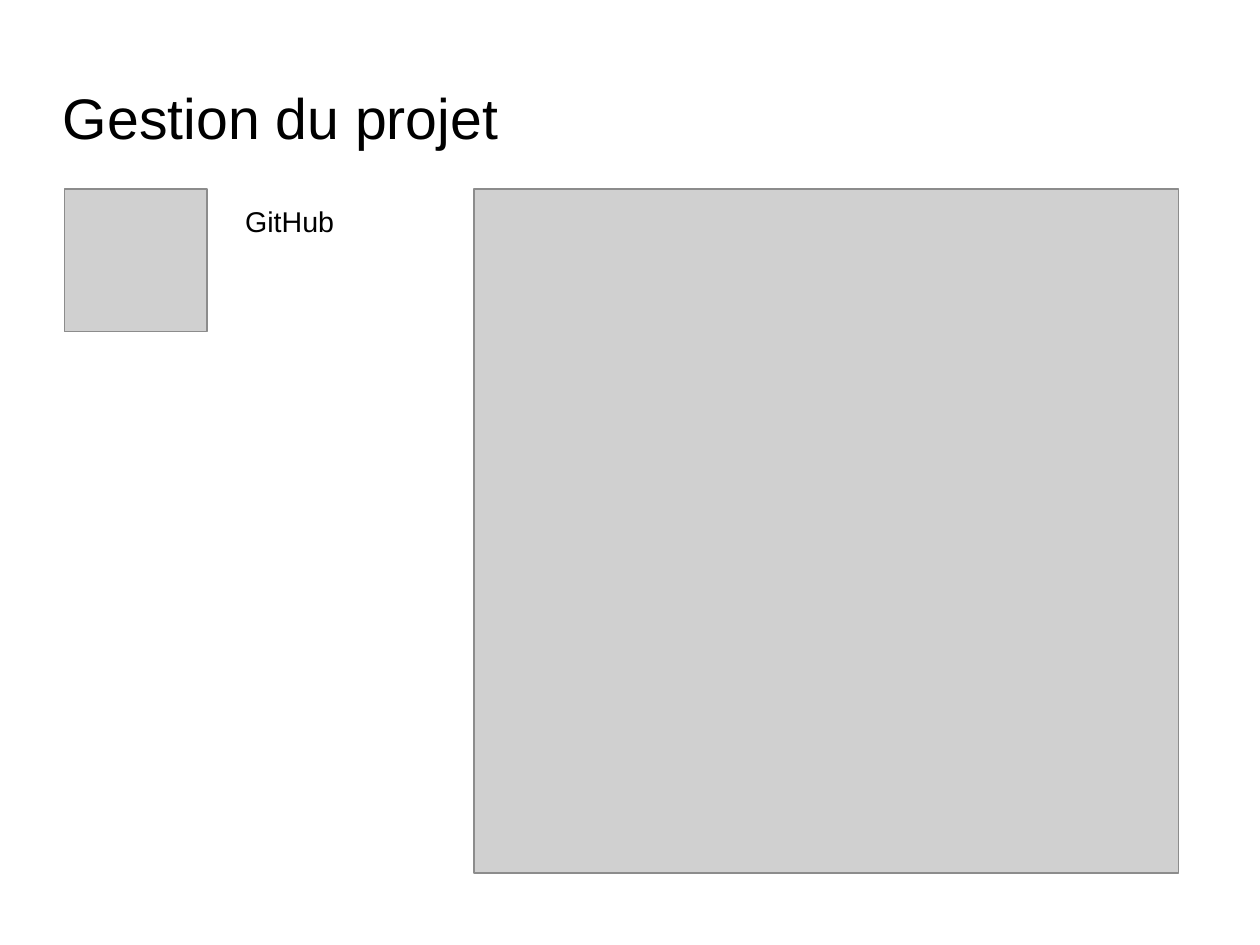
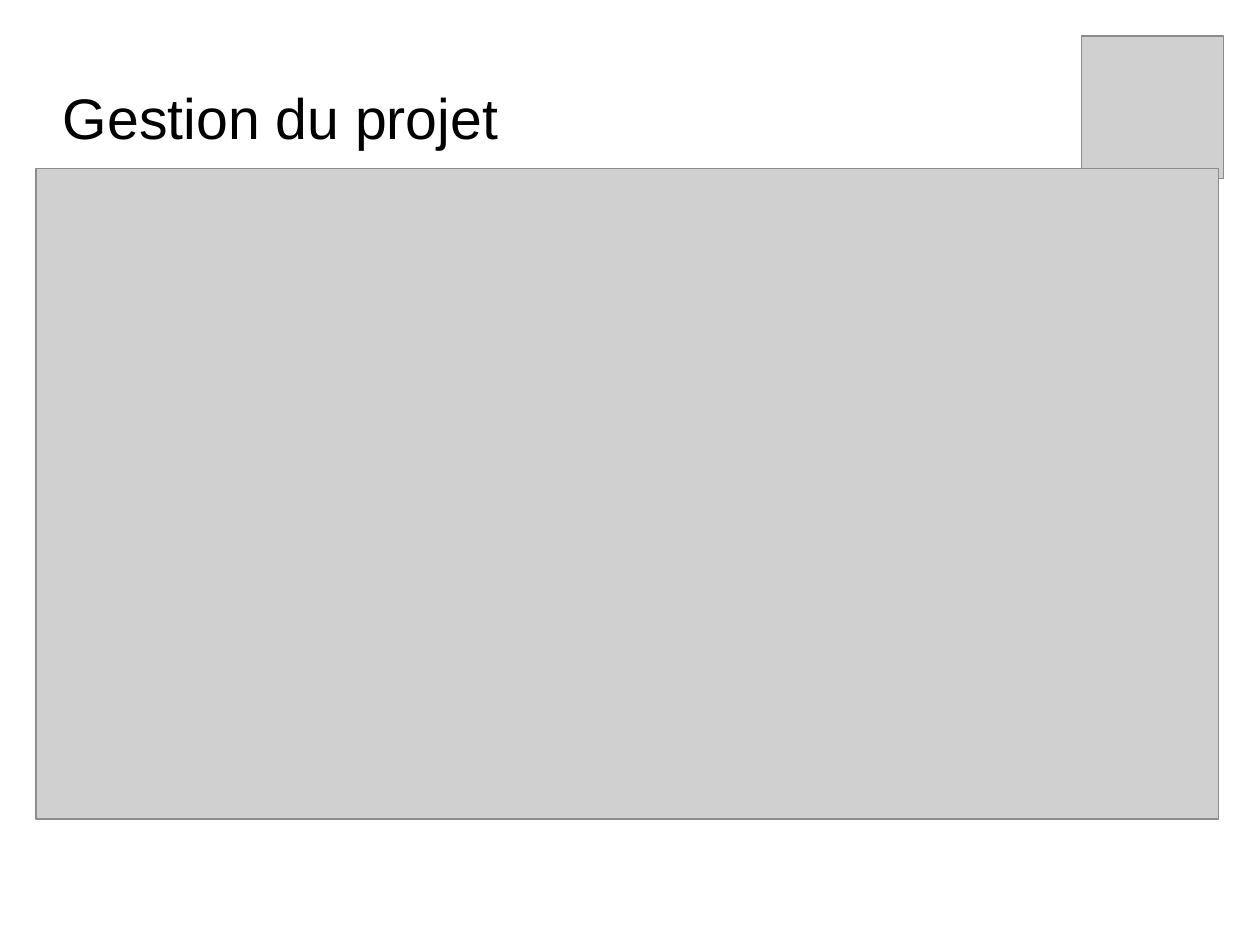
Before and after one commit to ClementM0512/Projet_Ortho, a slide deck: slide 11 of diapo karl Bourgault.odp (slide 9 before the commit). Drawn at 1260x945 pixels with LibreOffice and Linux fonts; fonts in the diff are those of the drawing; grey boxes stand for pictures; background and template pictures are left out. Boxes give left, top, right and bottom in pixels: in the first picture for what was removed or moved away, otherwise in the second. Text is boxed around its words. In the diff, an @@ line names an element or a change of style, - is before the commit and + after.

```diff
--- a/diapo karl Bourgault.odp
+++ b/diapo karl Bourgault.odp
@@ picture: place and size @@
-picture at [64, 189, 207, 332]
+picture at [1082, 35, 1225, 178]
@@ picture: place and size @@
-picture at [475, 189, 1180, 872]
+picture at [35, 168, 1219, 819]
@@ text removed at [245, 211, 334, 233] @@
-GitHub
```
Also in this commit, not shown: 3 other slides changed, 5 slides added, 4 slides removed, 2 other files.
